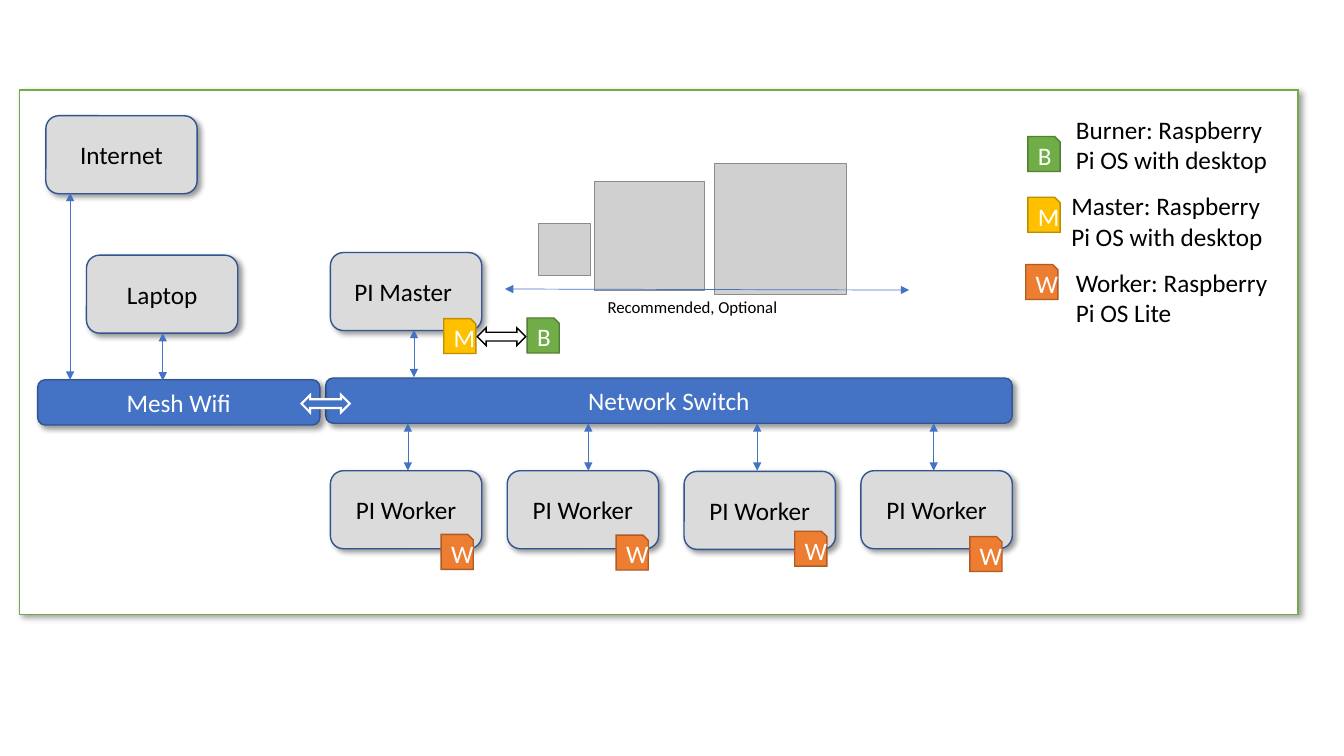
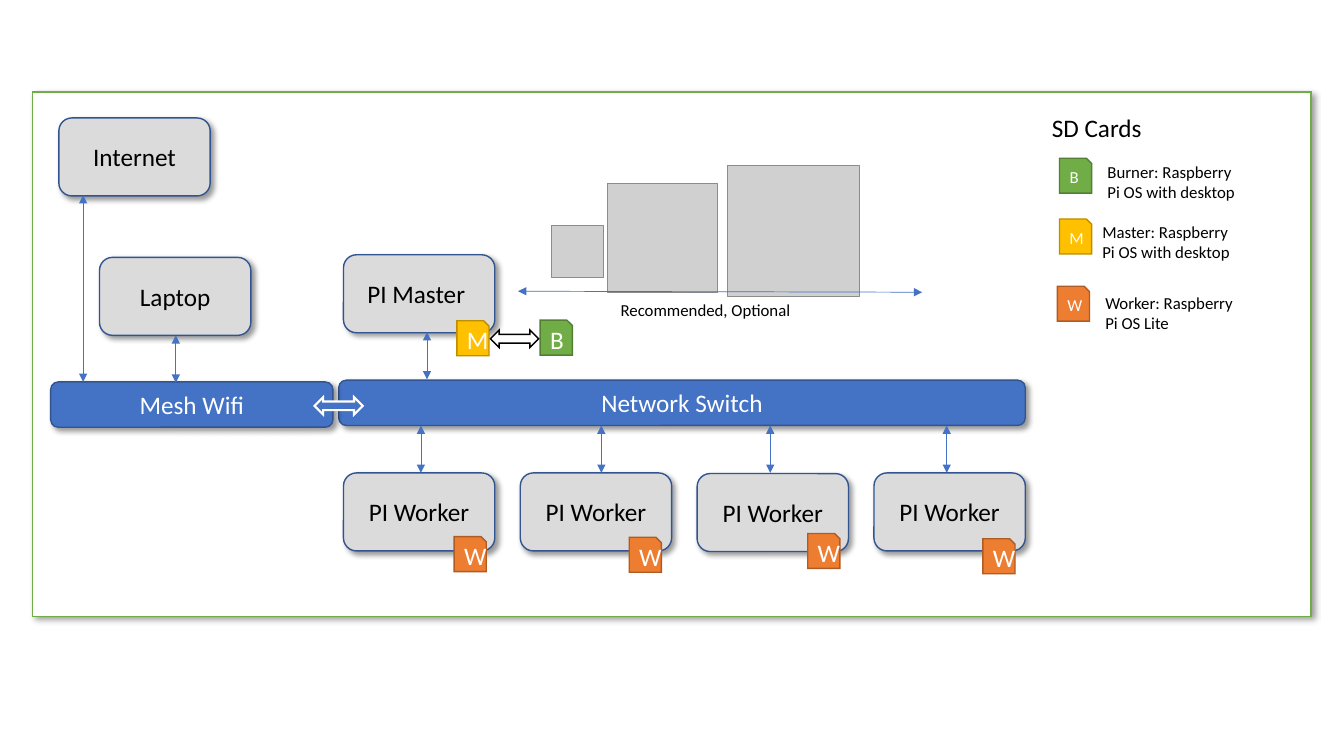
Before and after one commit to cloudmesh/cloudmesh-pi-burn, a slide deck: slide 3 of images/network.pptx. Drawn at 1344x756 pixels with LibreOffice and Linux fonts; fonts in the diff are those of the drawing; grey boxes stand for pictures. Boxes give left, top, right and bottom in pixels: in the first picture for what was removed or moved away, otherwise in the second. Text is boxed around its words. In the diff, an @@ line names an element or a change of style, - is before the commit and + after.

```diff
--- a/images/network.pptx
+++ b/images/network.pptx
@@ text added at (1052, 119, 1142, 138), 18 pt, text #000000 @@
+SD Cards
@@ size 18 to 12 pt in 6 elements at (1060, 219, 1092, 254), (1060, 158, 1092, 194), (1058, 286, 1090, 322), (1105, 297, 1233, 329), (1102, 226, 1229, 261), (1107, 166, 1234, 201) @@
@@ text "Burner: Raspberry": place and size @@
-text "Burner: Raspberry" at (1076, 121, 1267, 173)
+text "Burner: Raspberry" at (1107, 166, 1234, 201)
@@ double arrow moved from (71, 193) - (71, 380) to (83, 196) - (83, 382) @@
@@ text "Master: Raspberry": place and size @@
-text "Master: Raspberry" at (1071, 197, 1263, 250)
+text "Master: Raspberry" at (1102, 226, 1229, 261)
@@ 3 snip rects: place and size @@
-3 snip rects at (1026, 136, 1061, 299)
+3 snip rects at (1058, 158, 1092, 322)
@@ text "Worker: Raspberry": place and size @@
-text "Worker: Raspberry" at (1076, 274, 1268, 322)
+text "Worker: Raspberry" at (1105, 297, 1233, 329)
@@ 2 snip rects, 1 picture: place and size @@
-2 snip rects, 1 picture at (527, 181, 1002, 572)
+2 snip rects, 1 picture at (540, 184, 1015, 575)
@@ 9 rounded rectangles, 7 double arrows, 4 snip rects, 2 pictures, 2 left right arrows, 1 text, 1 rectangle: place and size @@
-9 rounded rectangles, 7 double arrows, 4 snip rects, 2 pictures, 2 left right arrows, 1 text, 1 rectangle at (20, 90, 1299, 614)
+9 rounded rectangles, 7 double arrows, 4 snip rects, 2 pictures, 2 left right arrows, 1 text, 1 rectangle at (33, 92, 1312, 616)
```
Also in this commit, not shown: 1 other slide changed, 3 other files.
